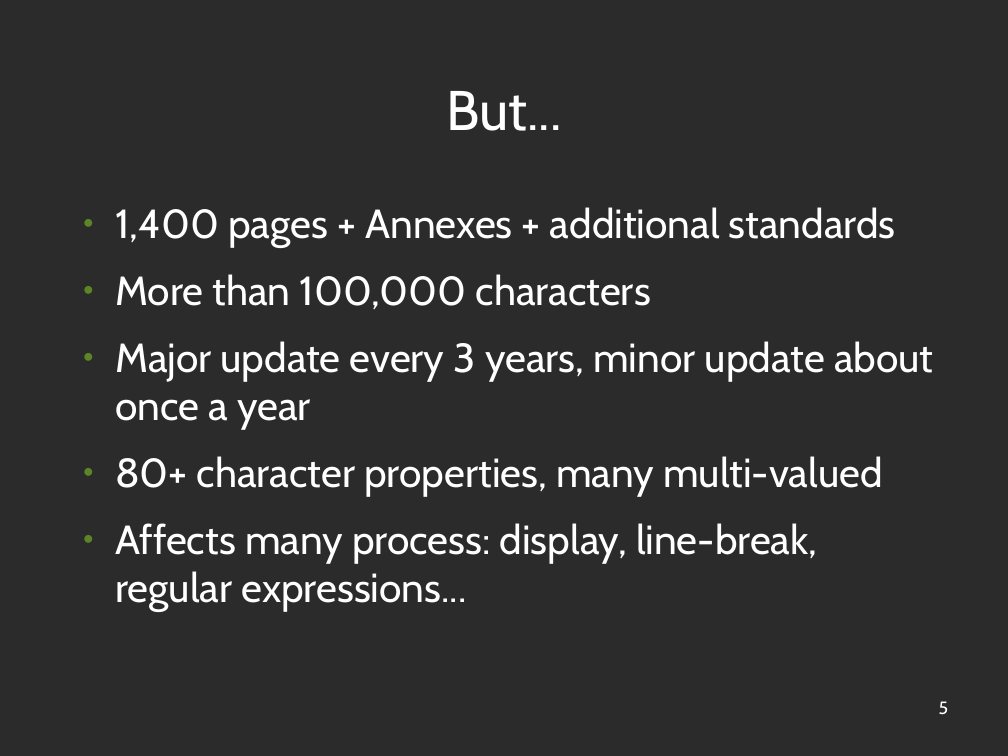
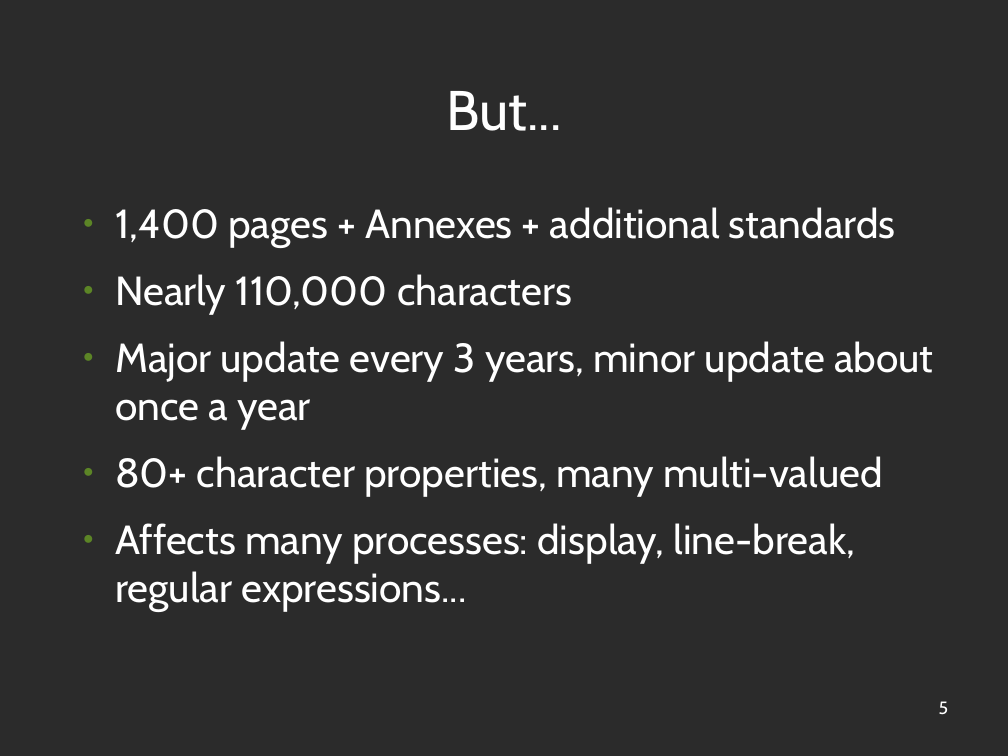
Before and after one commit to unicode-org/icu-docs, a slide deck: slide 5 of docs/pres/icu_overview.odp. Drawn at 1008x756 pixels with LibreOffice and Linux fonts; fonts in the diff are those of the drawing; background and template pictures are left out; a plain dark background stands for a picture behind light text. Boxes give left, top, right and bottom in pixels: in the first picture for what was removed or moved away, otherwise in the second. Text is boxed around its words. In the diff, an @@ line names an element or a change of style, - is before the commit and + after.

```diff
--- a/docs/pres/icu_overview.odp
+++ b/docs/pres/icu_overview.odp
@@ text at (x1=115, y1=274, x2=572, y2=314): text changed @@
-● More than 100,000 characters
+● Nearly 110,000 characters
@@ text at (x1=115, y1=523, x2=855, y2=612): text changed @@
-● Affects many process: display, line-break, regular expressions...
+● Affects many processes: display, line-break, regular expressions...
```
Also in this commit, not shown: 6 other slides changed, 12 slides added, 13 slides removed.
